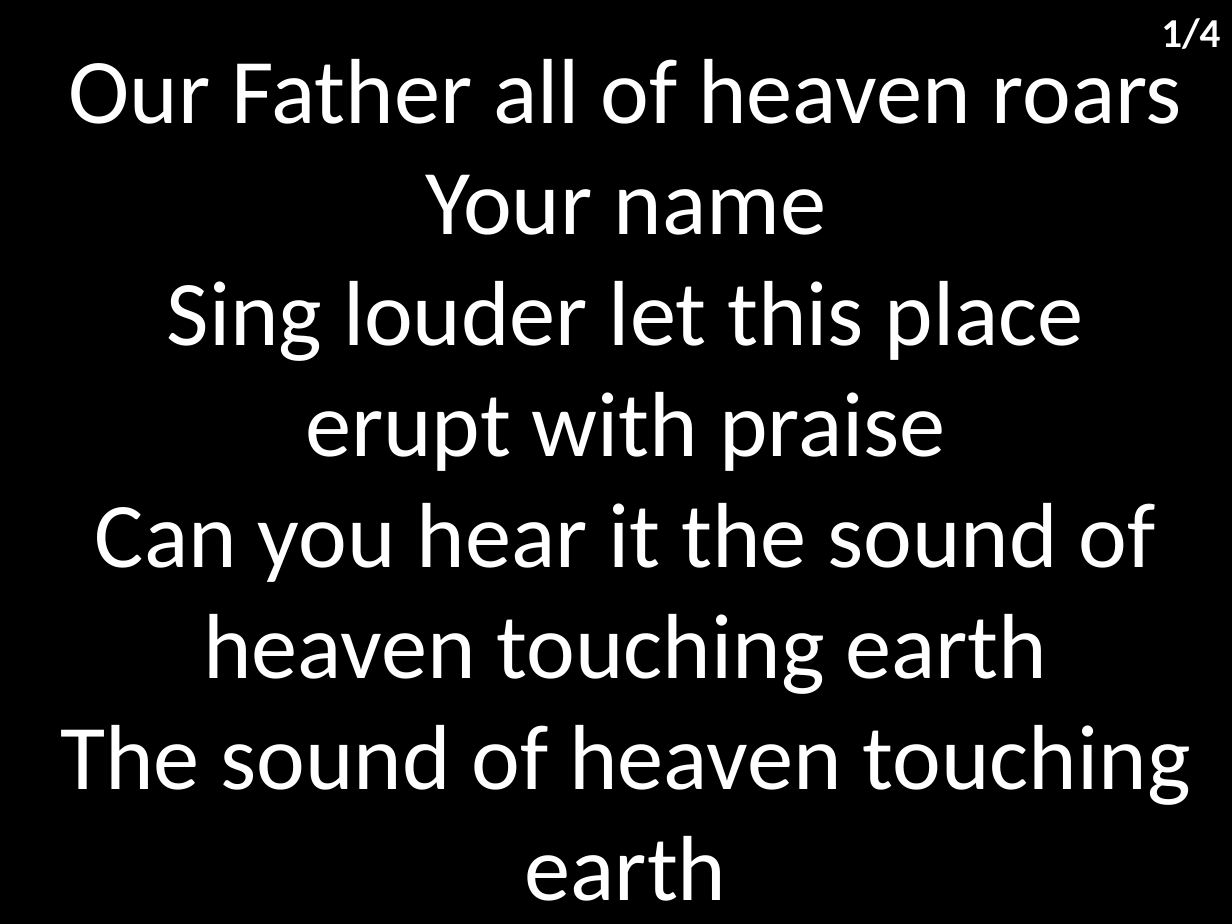
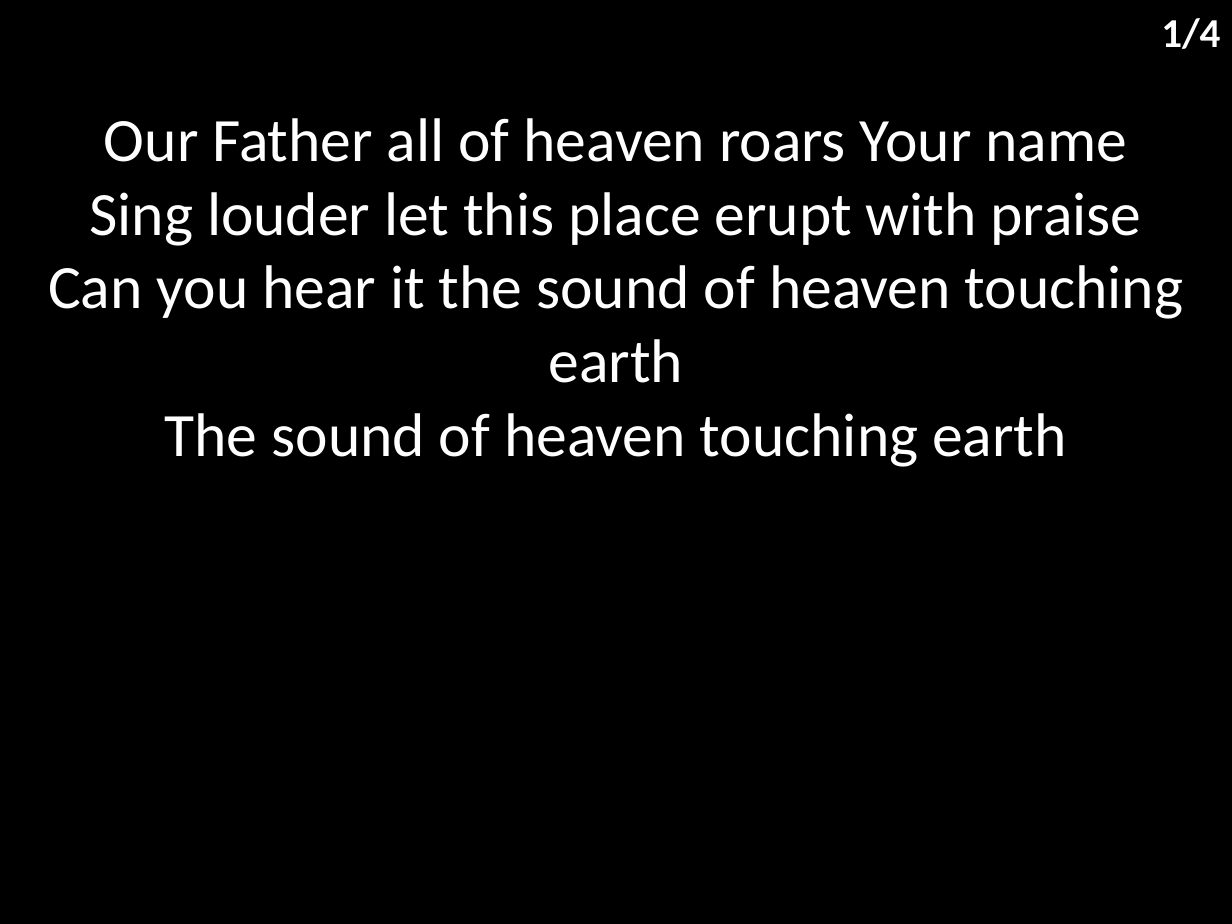
Before and after one commit to hoo-are-ya/worship, a slide deck: slide 2 of docs/songs/spirit break out.pptx. Drawn at 1232x924 pixels with LibreOffice and Linux fonts; fonts in the diff are those of the drawing. Boxes give left, top, right and bottom in pixels: in the first picture for what was removed or moved away, otherwise in the second. Text is boxed around its words. In the diff, an @@ line names an element or a change of style, - is before the commit and + after.

```diff
--- a/docs/songs/spirit break out.pptx
+++ b/docs/songs/spirit break out.pptx
@@ subtitle "Our Father all of heaven ..." moved from (x1=60, y1=59, x2=1191, y2=901) to (x1=48, y1=118, x2=1184, y2=467) @@
@@ subtitle "Our Father all of heaven ..." at (x1=48, y1=118, x2=1184, y2=467): size 54 to 36 pt; less space between paragraphs @@
```
Also in this commit, not shown: 4 other slides changed, 5 other files.
